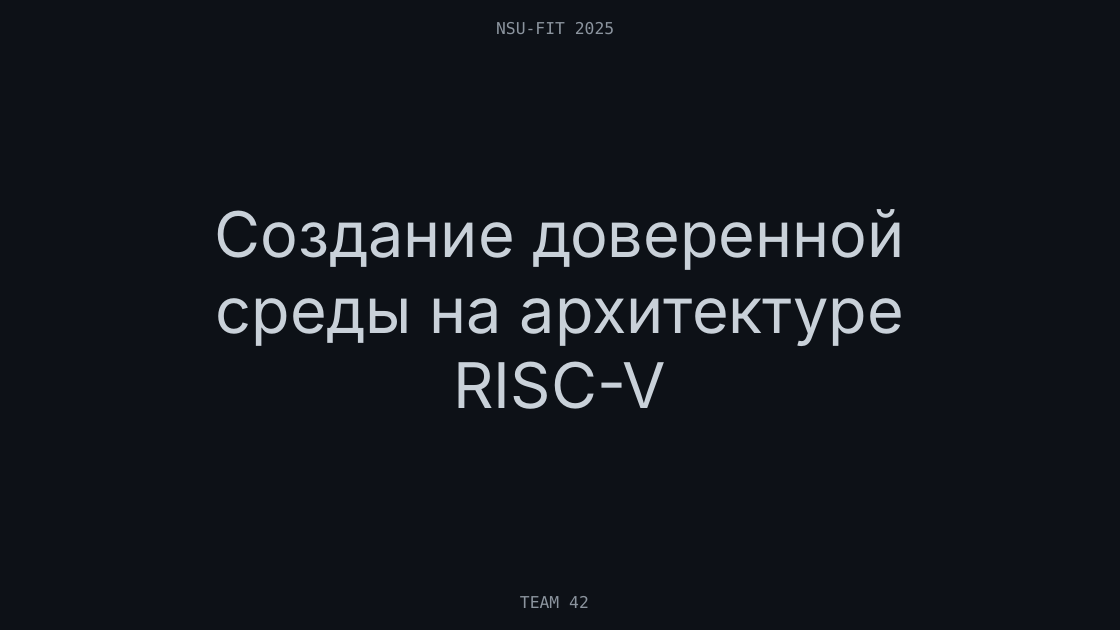
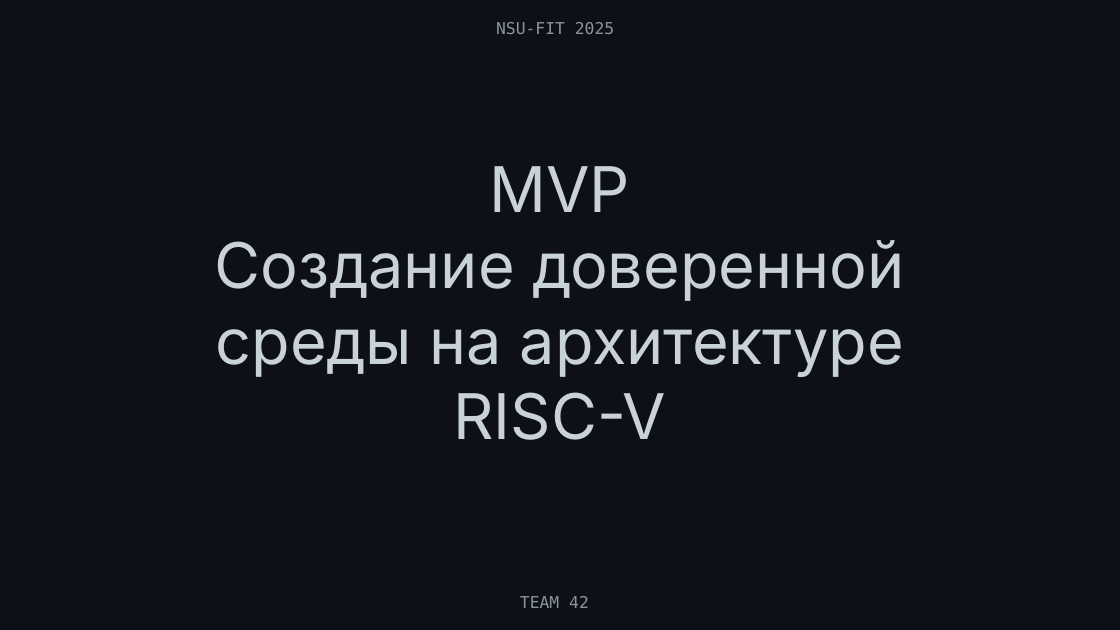
Before and after one commit to DEMest/Team-Project, a slide deck: slide 1 of presentation/Создание доверенной среды на архитектуре RISC-V — копия.pptx. Drawn at 1120x630 pixels with LibreOffice and Linux fonts; fonts in the diff are those of the drawing. Boxes give left, top, right and bottom in pixels: in the first picture for what was removed or moved away, otherwise in the second. Text is boxed around its words. In the diff, an @@ line names an element or a change of style, - is before the commit and + after.

```diff
--- a/presentation/Создание доверенной среды на архитектуре RISC-V — копия.pptx
+++ b/presentation/Создание доверенной среды на архитектуре RISC-V — копия.pptx
@@ title at [215, 166, 905, 440]: text changed @@
-Создание доверенной среды на архитектуре RISC-V
+MVP
+Создание доверенной среды на архитектуре RISC-V
```
Also in this commit, not shown: 32 other files.
